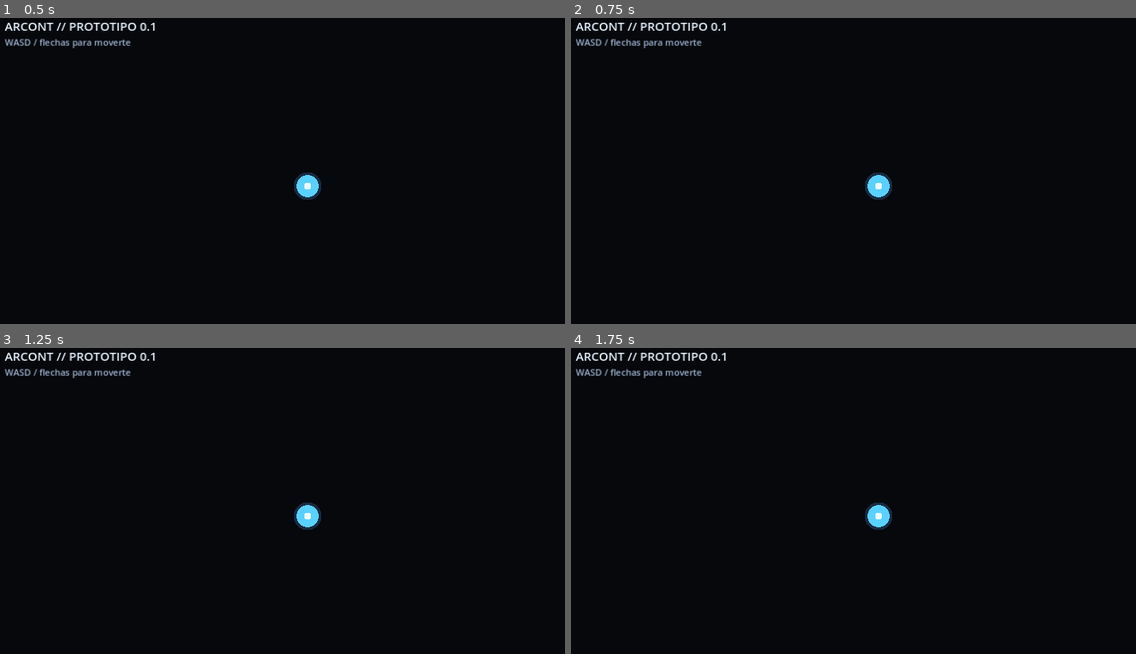
Above: before the commit, frames 1-4 (two rows, left to right).
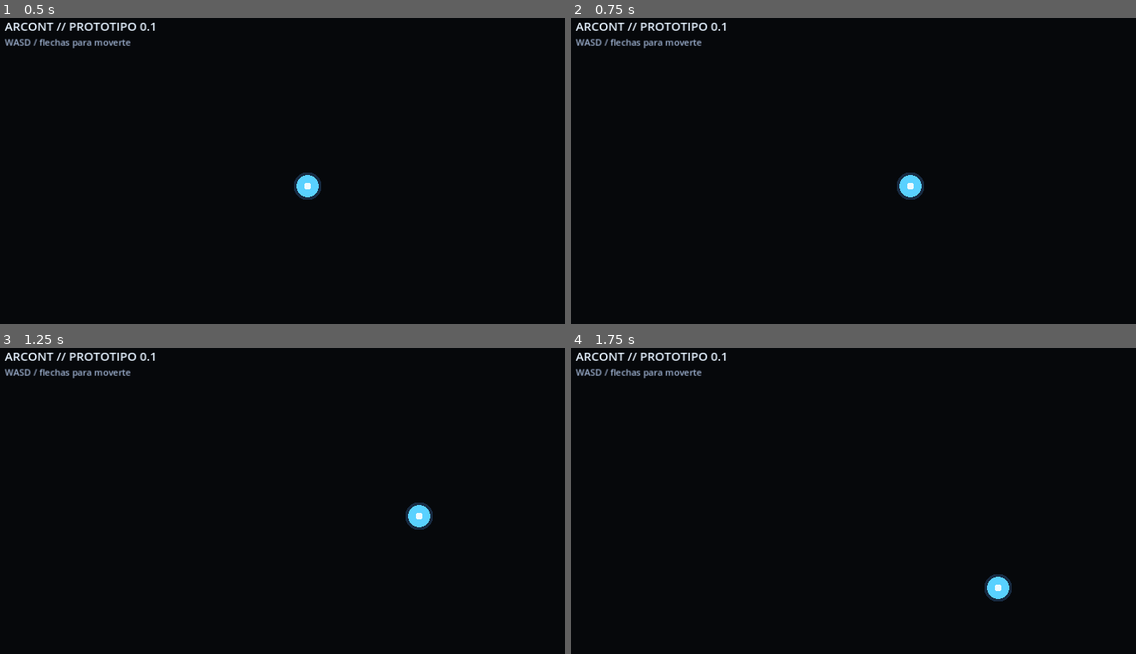
Above: after the commit, the same moments.

Repository: heliossamuelhernandezreyes/Arcont
Game: Godot game, scene res://scenes/main.tscn
Two runs of this game, one before a commit and one after it. Both use one fixed random seed, a clock stepped at 60 frames per second and the inputs below.
Inputs:
- Up to frame 1 (0.5 s): no input
- Up to frame 2 (0.75 s): tap Enter at 0.5 s; hold D from 0.53 s (still down)
- Up to frame 3 (1.25 s): keep holding D
- Up to frame 4 (1.75 s): release D at 1.28 s; hold S from 1.28 s (still down)

Frame 1 is identical in both runs. In frame 2, 0.7% of the frame differs, in the area x 52-63%, y 50-60%; in frame 3, 0.7%; in frame 4, 0.7%.

Commit message:
fix: make prototype controls self-contained

Diff:
--- a/scripts/main.gd
+++ b/scripts/main.gd
@@ -10,7 +10,18 @@
 	queue_redraw()
 
 func _process(delta: float) -> void:
-	var direction := Input.get_vector("move_left", "move_right", "move_up", "move_down")
+	var direction := Vector2.ZERO
+	if Input.is_key_pressed(KEY_A) or Input.is_key_pressed(KEY_LEFT):
+		direction.x -= 1.0
+	if Input.is_key_pressed(KEY_D) or Input.is_key_pressed(KEY_RIGHT):
+		direction.x += 1.0
+	if Input.is_key_pressed(KEY_W) or Input.is_key_pressed(KEY_UP):
+		direction.y -= 1.0
+	if Input.is_key_pressed(KEY_S) or Input.is_key_pressed(KEY_DOWN):
+		direction.y += 1.0
+	if direction.length_squared() > 0.0:
+		direction = direction.normalized()
+
 	player_position += direction * PLAYER_SPEED * delta
 	var viewport_size := get_viewport_rect().size
 	player_position.x = clamp(player_position.x, PLAYER_RADIUS, viewport_size.x - PLAYER_RADIUS)
